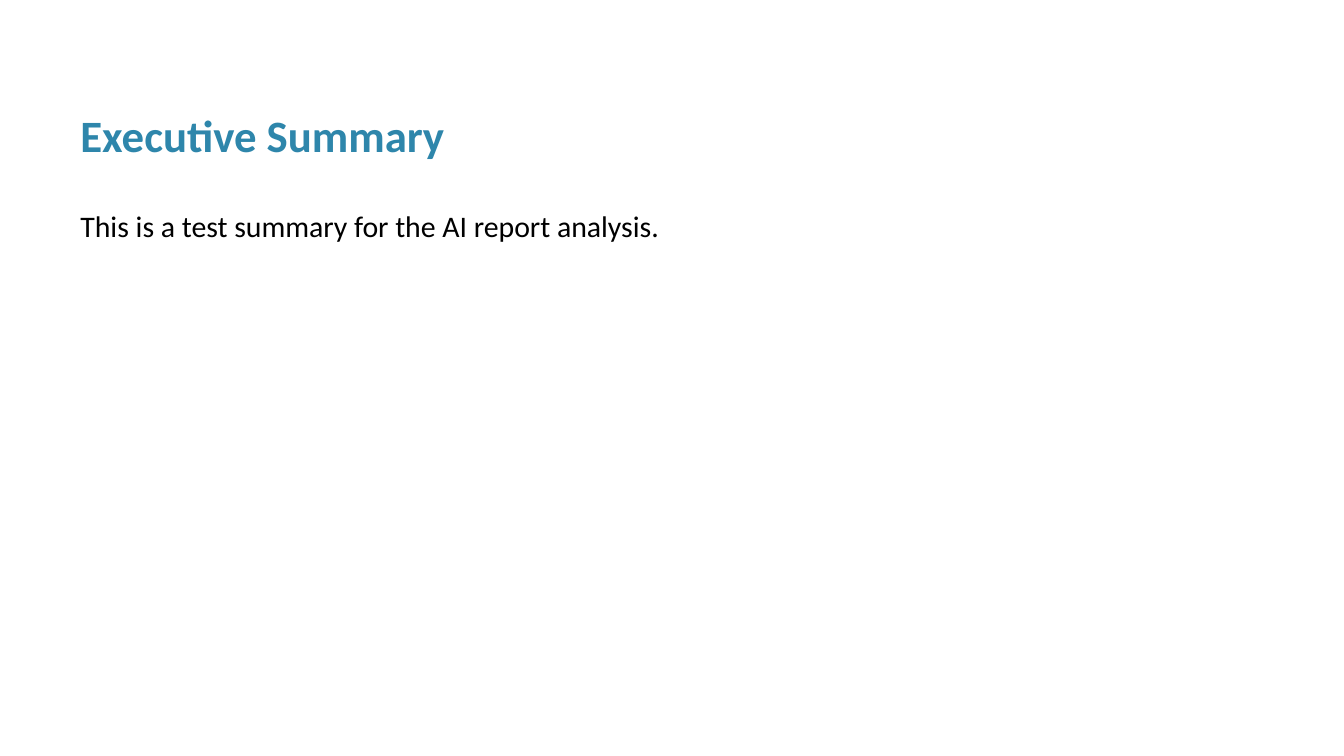
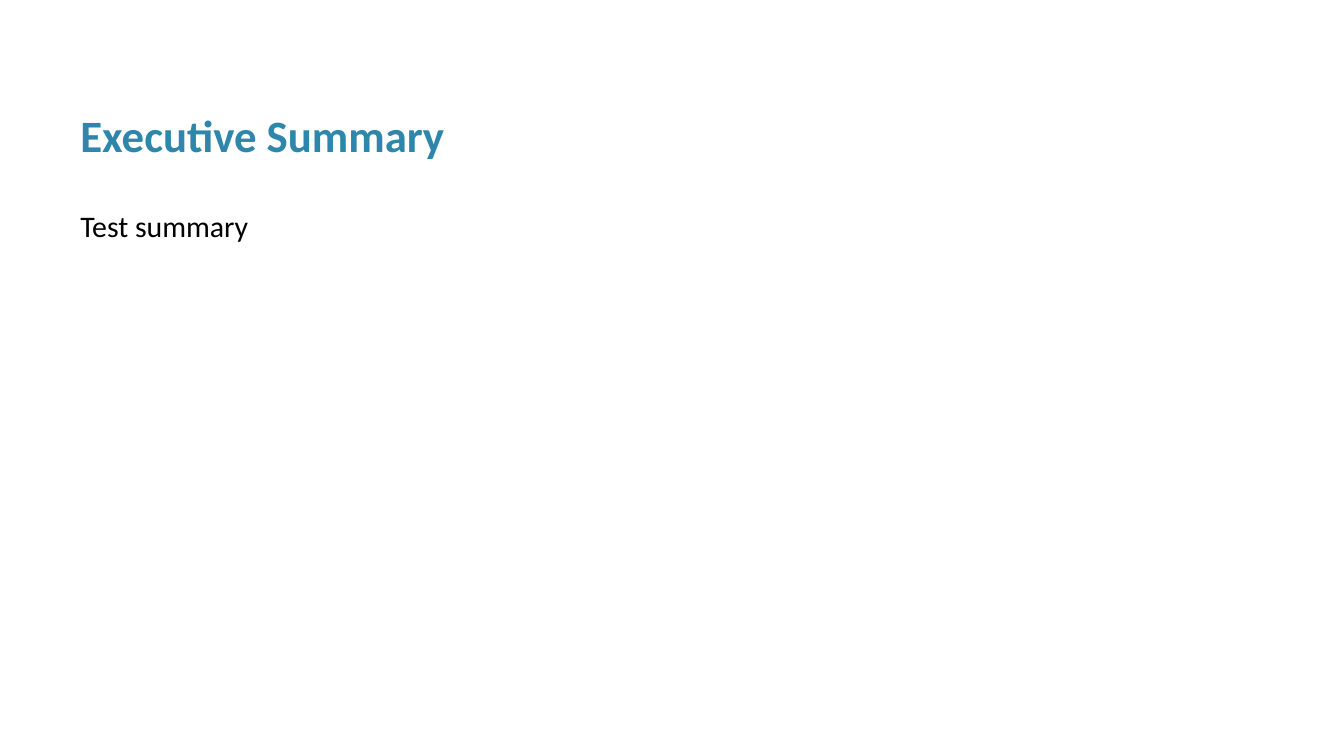
Before and after one commit to moekhoui/report-sonic, a slide deck: slide 2 of Presentation.pptx. Drawn at 1344x756 pixels with LibreOffice and Linux fonts; fonts in the diff are those of the drawing. Boxes give left, top, right and bottom in pixels: in the first picture for what was removed or moved away, otherwise in the second. Text is boxed around its words. In the diff, an @@ line names an element or a change of style, - is before the commit and + after.

```diff
--- a/Presentation.pptx
+++ b/Presentation.pptx
@@ text at (x1=80, y1=218, x2=248, y2=242): text changed @@
-This is a test summary for the AI report analysis.
+Test summary
```
Also in this commit, not shown: 1 other slide changed, 3 slides removed, 2 other files.
